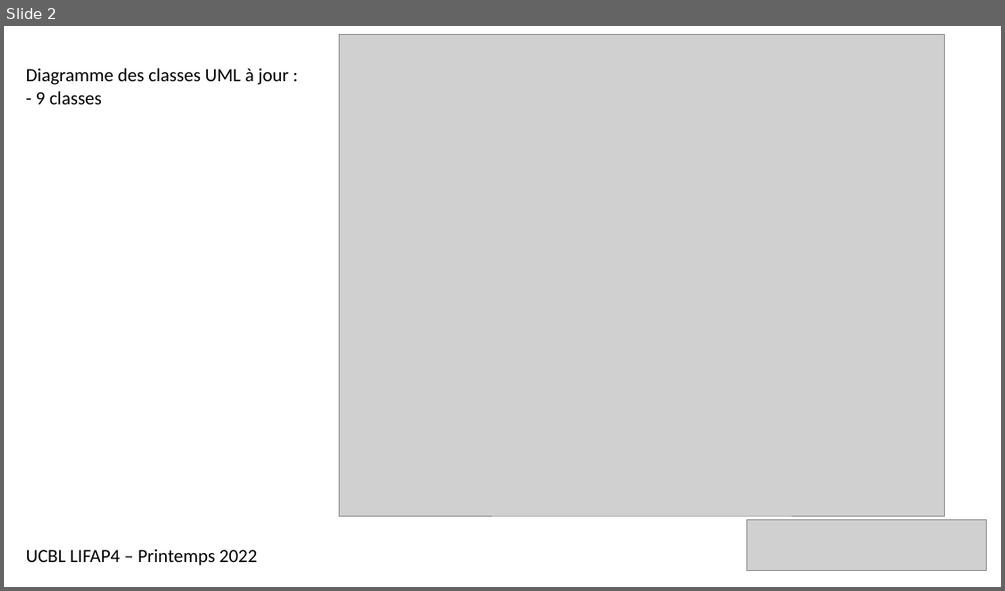
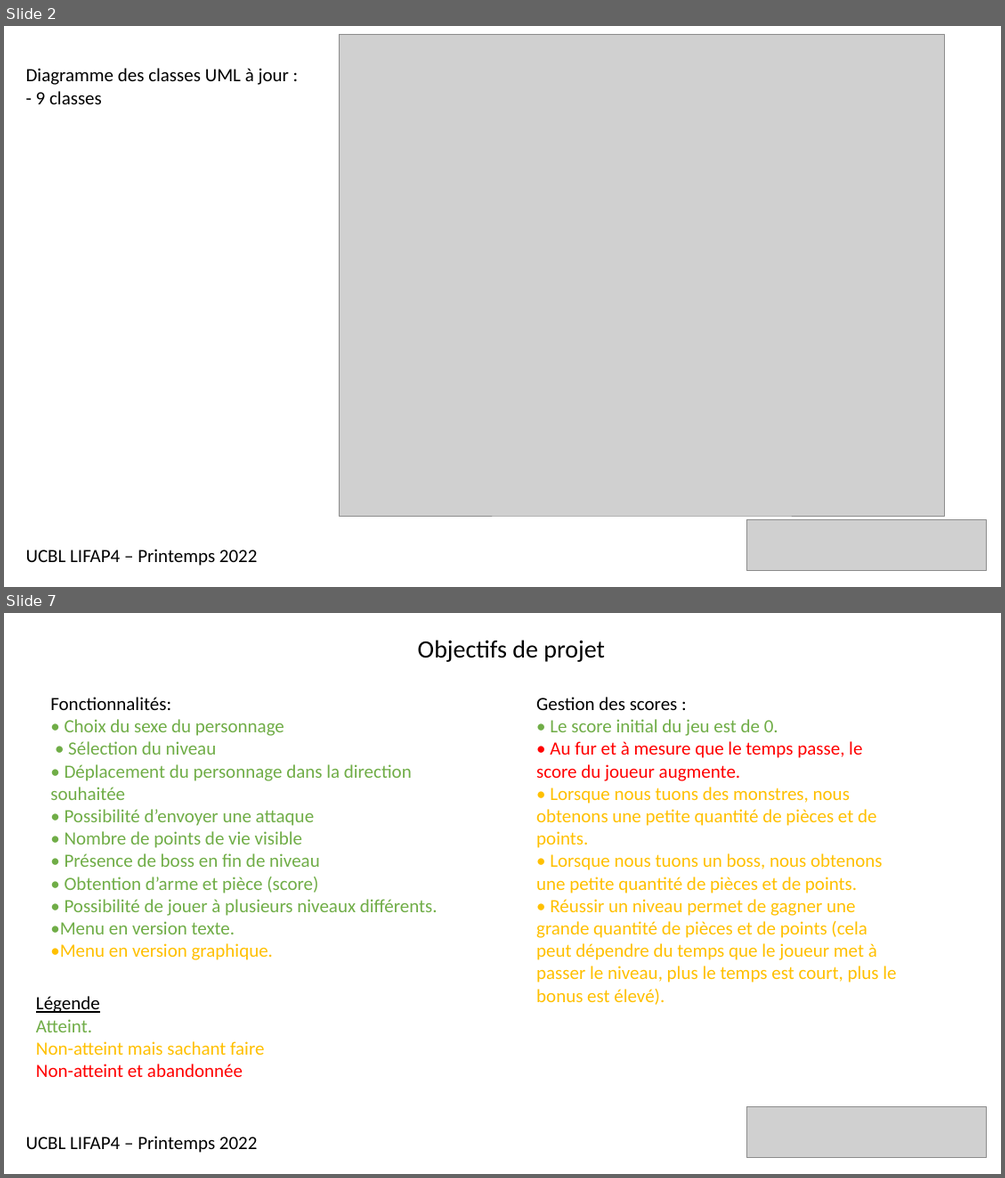
Before and after one commit to Smirboulack/Projet_L2, a slide deck: doc/Présentation-projet-ultimatelifkas.pptx. Shown one above the other, each under a label of ours: slide 2 before the commit, slides 2 and 7 after it; the slides between them are not shown. The pictures are 1005x591 and 1005x1178 pixels, drawn with LibreOffice and Linux fonts; fonts in the diff are those of the drawing; grey boxes stand for pictures. Boxes give left, top, right and bottom in pixels: in the first picture for what was removed or moved away, otherwise in the second. Text is boxed around its words. In the diff, an @@ line names an element or a change of style, - is before the commit and + after.

```diff
--- a/doc/Présentation-projet-ultimatelifkas.pptx
+++ b/doc/Présentation-projet-ultimatelifkas.pptx
@@ slide 7 added at (4, 613, 1001, 1174), background #FFFFFF @@
@@ text added at (418, 640, 605, 662), 24 pt, text #000000 @@
+Objectifs de projet
@@ text added at (50, 697, 437, 960), 18 pt, text #70AD47 @@
+Fonctionnalités:
+• Choix du sexe du personnage
+• Sélection du niveau
+• Déplacement du personnage dans la direction souhaitée
+• Possibilité d’envoyer une attaque
+• Nombre de points de vie visible
+• Présence de boss en fin de niveau
+• Obtention d’arme et pièce (score)
+• Possibilité de jouer à plusieurs niveaux différents.
+•Menu en version texte.
+•Menu en version graphique.
@@ text added at (536, 697, 896, 1005), 18 pt, text #FFC000 @@
+Gestion des scores :
+• Le score initial du jeu est de 0.
+• Au fur et à mesure que le temps passe, le score du joueur augmente.
+• Lorsque nous tuons des monstres, nous obtenons une petite quantité de pièces et de points.
+• Lorsque nous tuons un boss, nous obtenons une petite quantité de pièces et de points.
+• Réussir un niveau permet de gagner une grande quantité de pièces et de points (cela peut dépendre du temps que le joueur met à passer le niveau, plus le temps est court, plus le bonus est élevé).
@@ text added at (36, 996, 264, 1077), 18 pt, text #FFC000 @@
+Légende
+Atteint.
+Non-atteint mais sachant faire
+Non-atteint et abandonnée
@@ picture added at (746, 1107, 987, 1158) @@
@@ text added at (26, 1135, 258, 1152), 18 pt, text #000000 @@
+UCBL LIFAP4 – Printemps 2022
```
Also in this commit, not shown: 4 slides changed, 4 other slides added, 1 other file.
